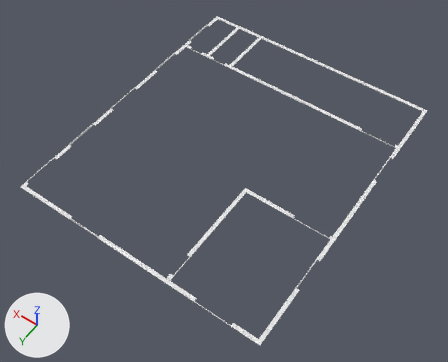
An edit to the glTF model VV_VERH_GLB.glb, drawn before and after from the same camera.
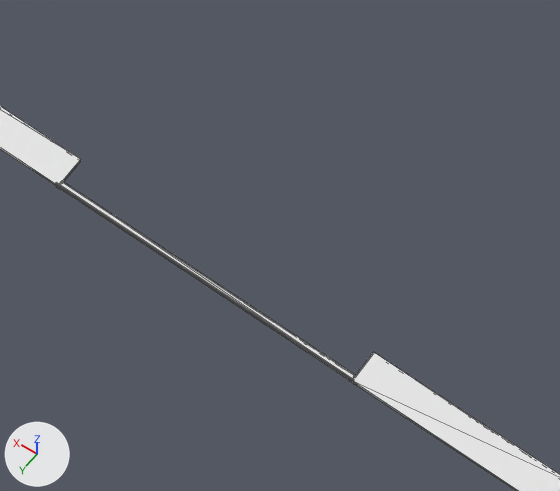
Each version appears first whole from a 50 mm lens placed at (-0.02603, 0.03578, 0.06159), pointed at (0.00314, -0.00506, -0.00259), and next in a close-up on the part from 42% to 57% of the width and 77% to 94% of the height. Arrows for +X, +Y and +Z are at lower left; the lights stay in place. The close-ups show mesh edges as thin lines. Materials are left out; every surface is plain grey. Where no turn or scale is listed for an object, it has been applied to the vertices. Vertices at the same position are counted once.
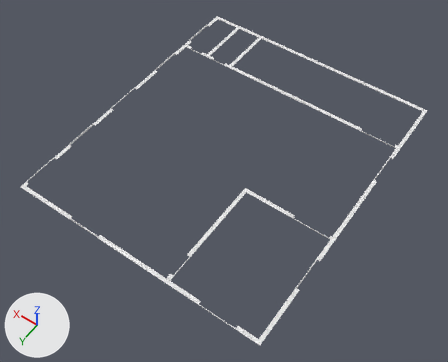
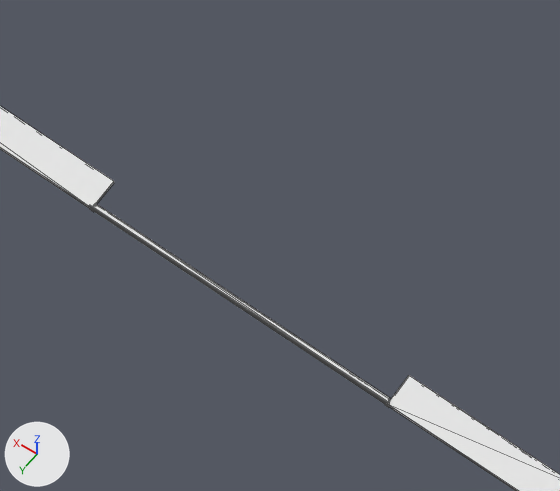
What the commit changed:
me_mesh_0 has 841 vertices, 1732 faces and spans x -0.0138..0.022, y -0.0296..0.0122, z -0.0001..0.0003.
me_mesh_0 is used by ob_mesh_0; location (0.0, 0.0, 0.00009).
me_mesh_0 part 1: all 38 vertices in x -0.0101..-0.0051, y 0.0117..0.0122, z 0.0..0.0001 are moved by (-0.0006, 0.0, 0.0).

Boxes [x1, y1, x2, y2] around the edits, measured in the close-ups (560 x 491 px; the box of a moved part takes in the faces that stretch with it):
part 1 of me_mesh_0, moved or reshaped
    both: [0, 106, 560, 491]
